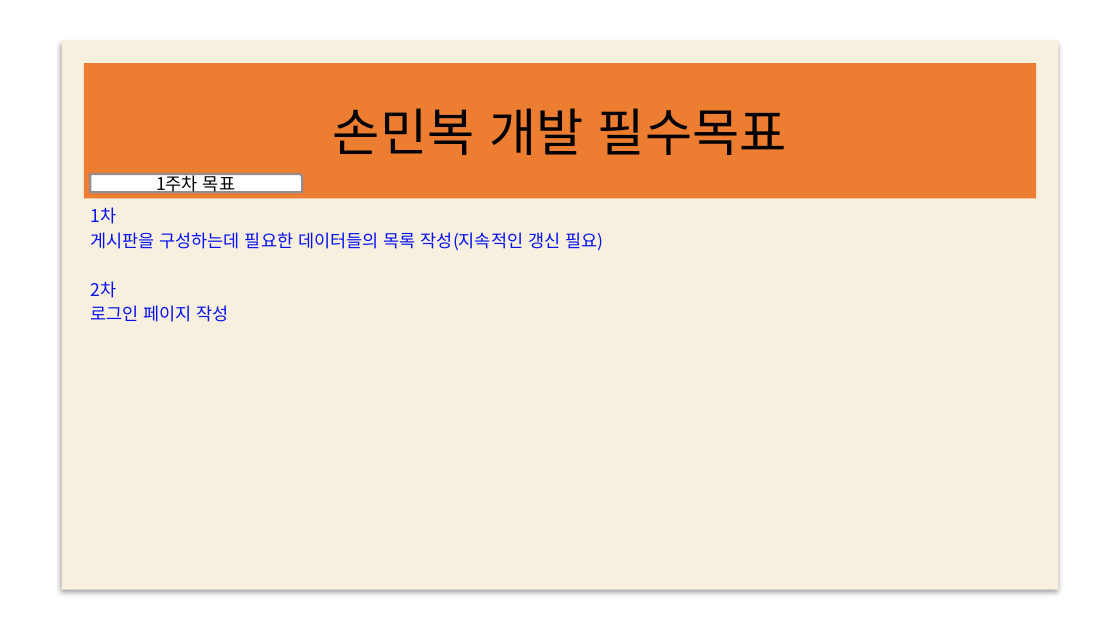
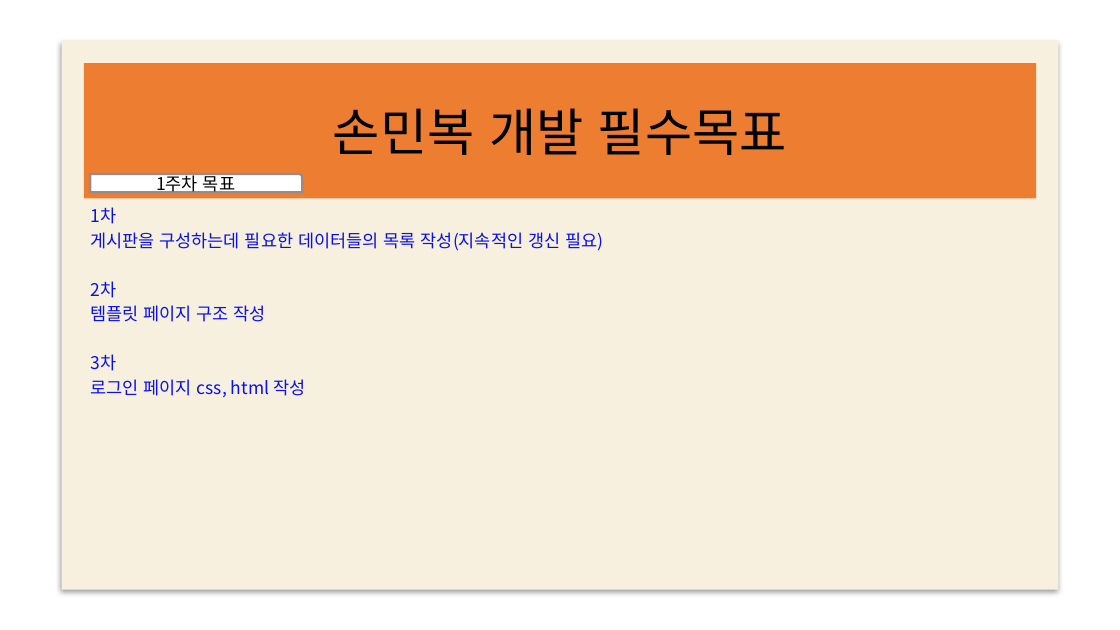
Before and after one commit to web5-kimgangmoon/teamproject_cloneCoding-Kim-Lee-Son-, a slide deck: slide 12 of 스케줄표.pptx. Drawn at 1120x630 pixels with LibreOffice and Linux fonts; fonts in the diff are those of the drawing; background and template pictures are left out. Boxes give left, top, right and bottom in pixels: in the first picture for what was removed or moved away, otherwise in the second. Text is boxed around its words. In the diff, an @@ line names an element or a change of style, - is before the commit and + after.

```diff
--- a/스케줄표.pptx
+++ b/스케줄표.pptx
@@ subtitle at (x1=90, y1=305, x2=305, y2=397): text changed @@
-로그인 페이지 작성
+템플릿 페이지 구조 작성
+3차
+로그인 페이지 css, html 작성
```
Also in this commit, not shown: 8 other slides changed, 2 other files.
